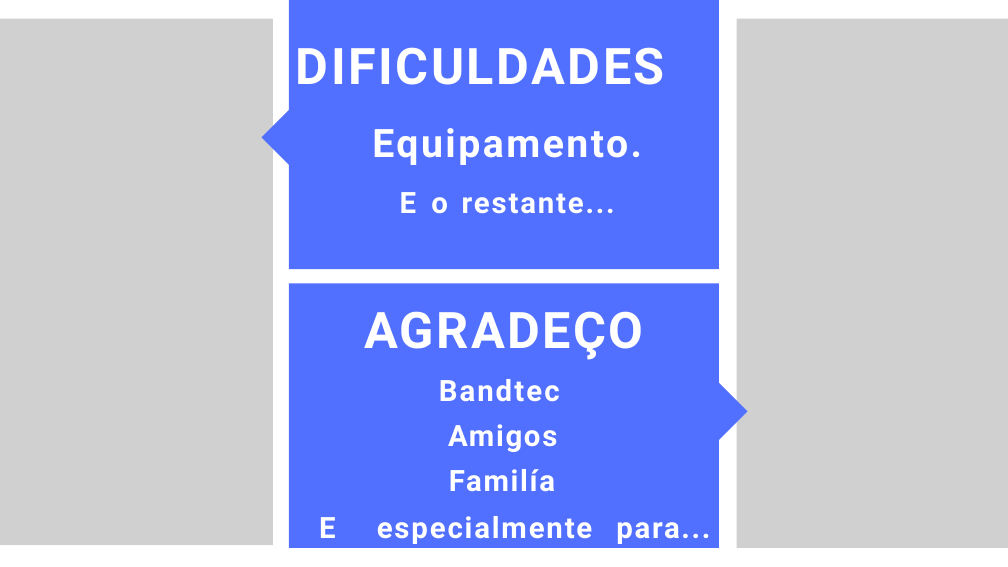
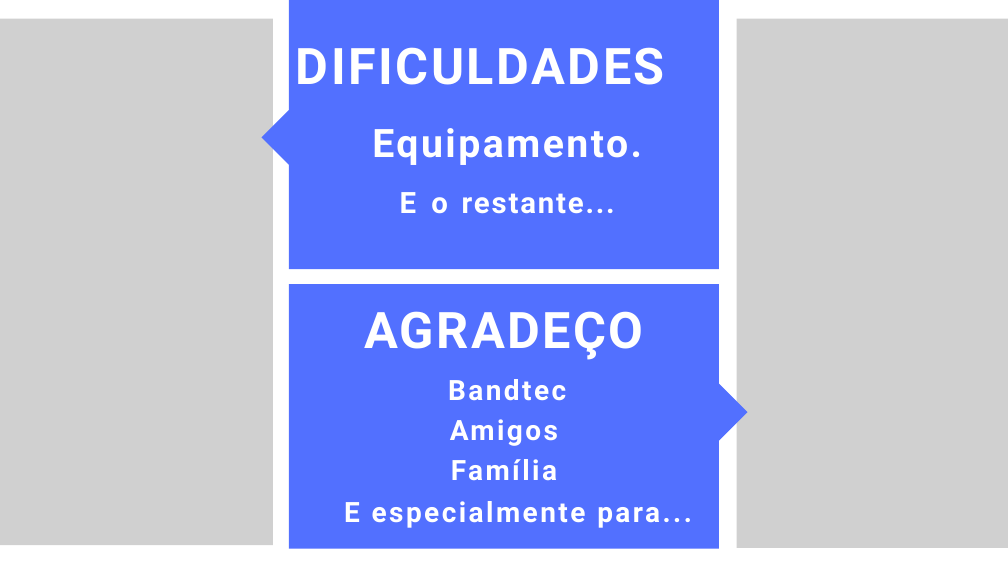
Before and after one commit to dylancolonhesi/TogetherTech-projeto1adsb, a slide deck: slide 5 of documentacao/Slide/Slide Finalizado.pptx (slide 6 before the commit). Drawn at 1008x567 pixels with LibreOffice and Linux fonts; fonts in the diff are those of the drawing; grey boxes stand for pictures. Boxes give left, top, right and bottom in pixels: in the first picture for what was removed or moved away, otherwise in the second. Text is boxed around its words. In the diff, an @@ line names an element or a change of style, - is before the commit and + after.

```diff
--- a/documentacao/Slide/Slide Finalizado.pptx
+++ b/documentacao/Slide/Slide Finalizado.pptx
@@ freeform shape at (289, 284, 747, 549): outline redrawn @@
@@ text at (319, 379, 710, 544): paragraphs removed @@
-Bandtec Amigos
-Familía
-E especialmente para...
@@ text added at (448, 379, 566, 401), 40 pt, text #FFFFFF, bold @@
+Bandtec
@@ text added at (450, 419, 558, 446), 40 pt, text #FFFFFF, bold @@
+Amigos
@@ text added at (451, 459, 557, 481), 40 pt, text #FFFFFF, bold @@
+Família
@@ text added at (344, 501, 692, 528), 40 pt, text #FFFFFF, bold @@
+E especialmente para...
```
Also in this commit, not shown: 2 other slides changed, 1 slide added, 2 slides removed, 5 other files.
